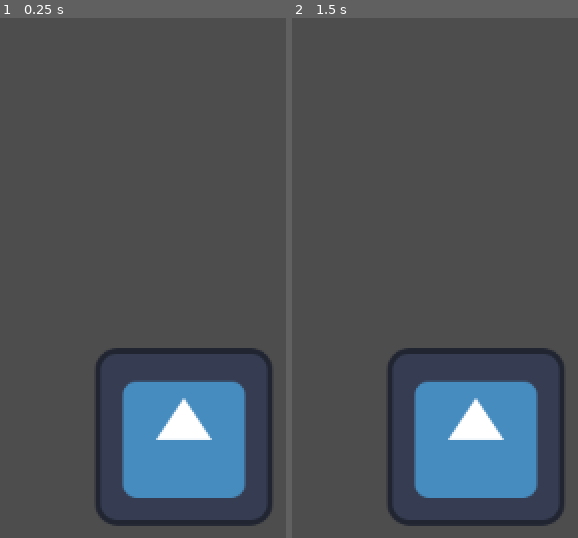
Above: before the commit, frames 1-2 (left to right).
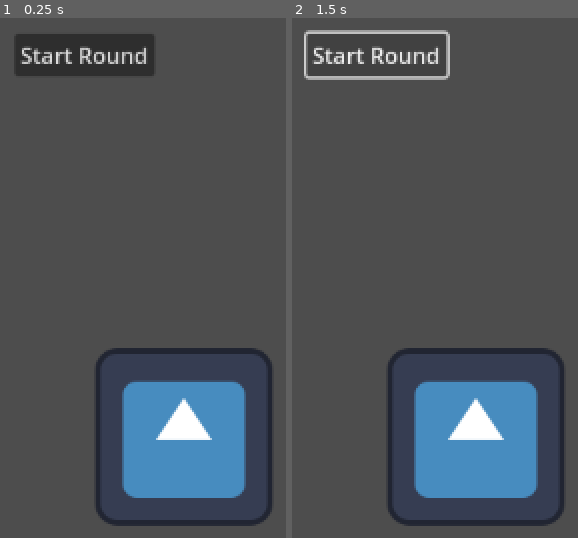
Above: after the commit, the same moments.

Repository: OwenFrakes/congressAppChallenge
Game: Godot game, scene res://main.tscn
Same seed, same stepped clock (60 frames per second), same inputs: the game is played once before the commit and once after it. The engine's default icon, where the game draws it, is replaced by a stand-in: a white triangle on a blue panel in a dark square.
Inputs (mouse positions are in pixels of both pictures, inside the frame that each line leads up to):
- Up to frame 1 (0.25 s): no input
- Up to frame 2 (1.5 s): click (377, 54) at 0.5 s, where only the run after the commit has a clickable "Start Round"; click (377, 54) at 1.25 s, where only the run after the commit has a clickable "Start Round"

The runs differ from the first frame. In frame 1, 3.5% of the frame differs, in the area x 5-54%, y 3-12%; in frame 2, 1.6%.

Commit message:
Blackjack
I'm gonna regret not having descriptions.

Diff:
--- a/black_jack_dealer.gd
+++ b/black_jack_dealer.gd
@@ -1 +1,24 @@
 extends Node
+
+@onready var playerRef : Gambler = $"../Player/Gambler"
+var dealer : Gambler = Gambler.new()
+
+func startRound():
+	#Make sure no other cards are in their hands, for whatever reason.
+	dealer.clearHand()
+	playerRef.clearHand()
+
+	#Start with 1 card, face up.
+	dealer.getCard()
+	playerRef.getCard()
+
+	var dealerHand = dealer.getHand()
+	var dealerPos = 0
+	for card in dealerHand:
+		card.position = Vector2((1150/2) + dealerPos, 100)
+		dealerPos += 50
+	pass
+	print("started round")
+
+func _on_start_button_pressed() -> void:
+	startRound()
--- a/card.gd
+++ b/card.gd
@@ -2,6 +2,7 @@
 
 var suit = ""
 var value = 0
+var cardImage = Sprite2D.new()
 
 func setCard(newSuit, newValue):
 	suit = newSuit
@@ -25,7 +26,11 @@
 		value = 10
 	else:
 		value = cardType
+	add_child(cardImage)
+	updateCardFace()
 
+func updateCardFace():
+	cardImage.texture = load("res://icon.svg")
 
 func getValue():
 	return value
--- a/gambler.gd
+++ b/gambler.gd
@@ -1,7 +1,7 @@
 class_name Gambler extends Node
 
 var hand = []
-var isPlayer = false
+var isPlayer = false #Denotes that this gambler is being controlled by the player. Or the opposite.
 
 	#Adds a random card to hand using the randCard() func from the Card Class.
 func getCard():
@@ -9,8 +9,13 @@
 	newCard.randCard()
 	hand.push_front(newCard)
 
+	#Remove all cards from gambler's hand.
 func clearHand():
 	hand.clear()
+
+	#Return an array of cards. The gambler's hand.
+func getHand():
+	return hand
 
 	#Debug Stuff
 func readHand():
--- a/main.tscn
+++ b/main.tscn
@@ -19,3 +19,20 @@
 
 [node name="BlackJackDealer" type="Node" parent="."]
 script = ExtResource("4_34ld6")
+
+[node name="Player" type="Node" parent="."]
+
+[node name="Gambler" type="Node" parent="Player"]
+script = ExtResource("6_k5wo8")
+
+[node name="StartButton" type="Button" parent="."]
+offset_left = 38.0
+offset_top = 30.0
+offset_right = 139.0
+offset_bottom = 61.0
+text = "Start Round"
+
+[node name="Camera2D" type="Camera2D" parent="."]
+anchor_mode = 0
+
+[connection signal="pressed" from="StartButton" to="BlackJackDealer" method="_on_start_button_pressed"]
